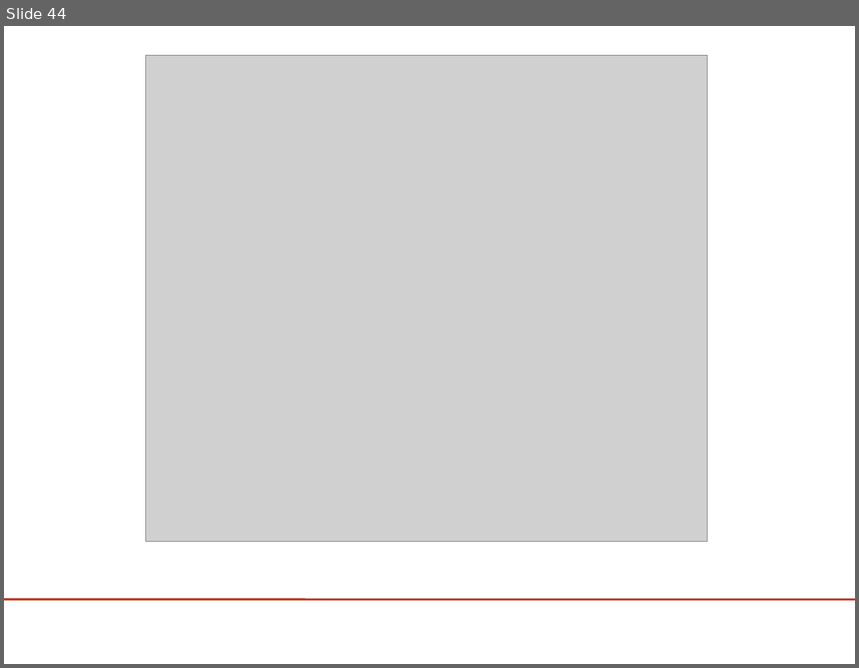
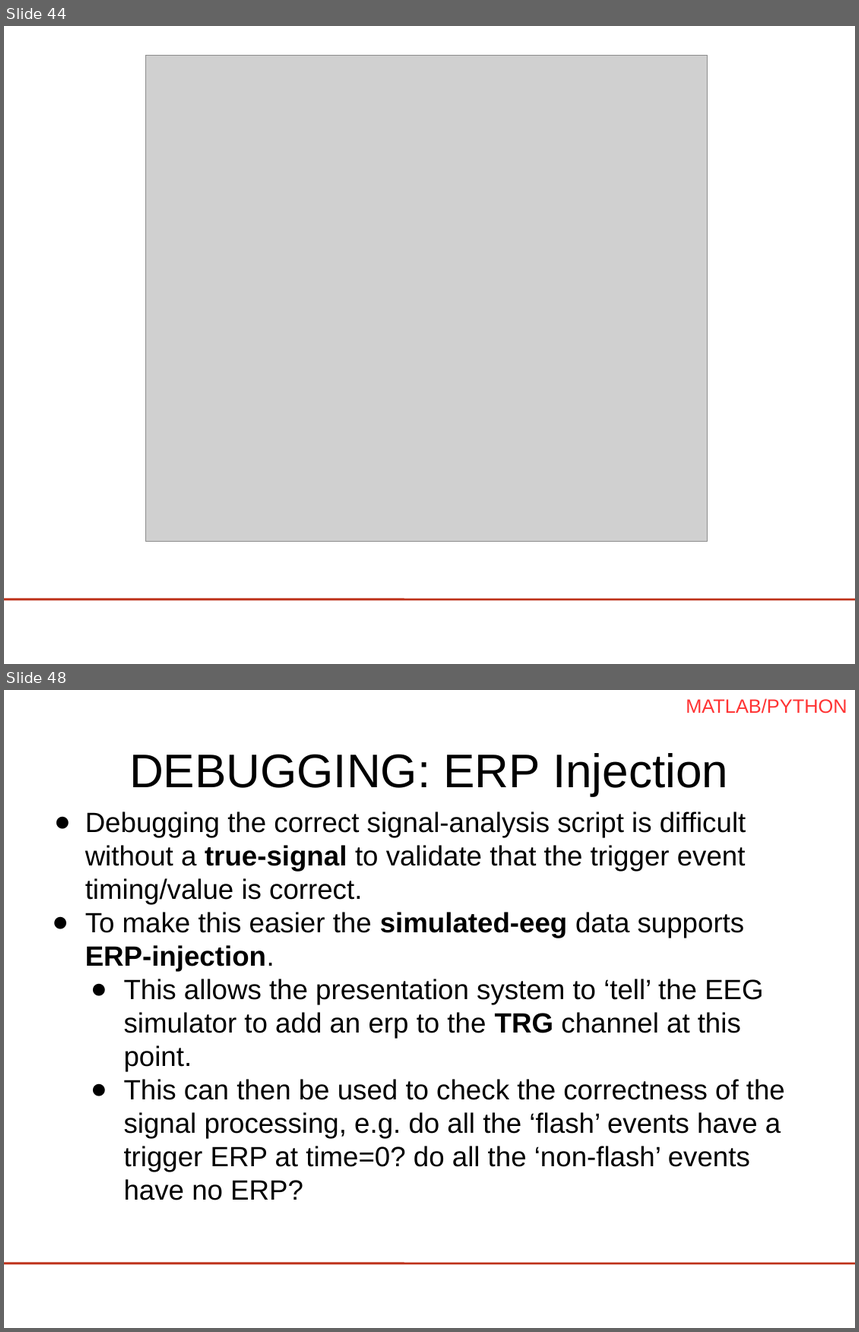
Before and after one commit to jadref/buffer_bci, a slide deck: tutorial/lect3-helloworld/HelloWorld_ERPViewer.odp. Shown one above the other, each under a label of ours: slide 44 before the commit, slides 44 and 48 after it; the slides between them are not shown. The pictures are 859x668 and 859x1332 pixels, drawn with LibreOffice and Linux fonts; fonts in the diff are those of the drawing; grey boxes stand for pictures; background and template pictures are left out. Boxes give left, top, right and bottom in pixels: in the first picture for what was removed or moved away, otherwise in the second. Text is boxed around its words. In the diff, an @@ line names an element or a change of style, - is before the commit and + after.

Commit message:
updated with better python instructions + erp-injection instructions

```diff
--- a/tutorial/lect3-helloworld/HelloWorld_ERPViewer.odp
+++ b/tutorial/lect3-helloworld/HelloWorld_ERPViewer.odp
@@ slide 48 added at (4,690,855,1328), background #FFFFFF; not listed: 1 template element that a slide beside it also shows @@
@@ text added at (686,698,847,714), 18 pt, text #FF3333 @@
+MATLAB/PYTHON
@@ text added at (129,753,728,796), 44 pt, text #000000 @@
+DEBUGGING: ERP Injection
@@ text added at (85,812,785,1201), 26 pt, text #000000 @@
+● Debugging the correct signal-analysis script is difficult without a true-signal to validate that the trigger event timing/value is correct.
+● To make this easier the simulated-eeg data supports ERP-injection.
+  ● This allows the presentation system to ‘tell’ the EEG simulator to add an erp to the TRG channel at this point.
+  ● This can then be used to check the correctness of the signal processing, e.g. do all the ‘flash’ events have a trigger ERP at time=0? do all the ‘non-flash’ events have no ERP?
```
Also in this commit, not shown: 41 slides changed, 3 other slides added, 6 other files.
